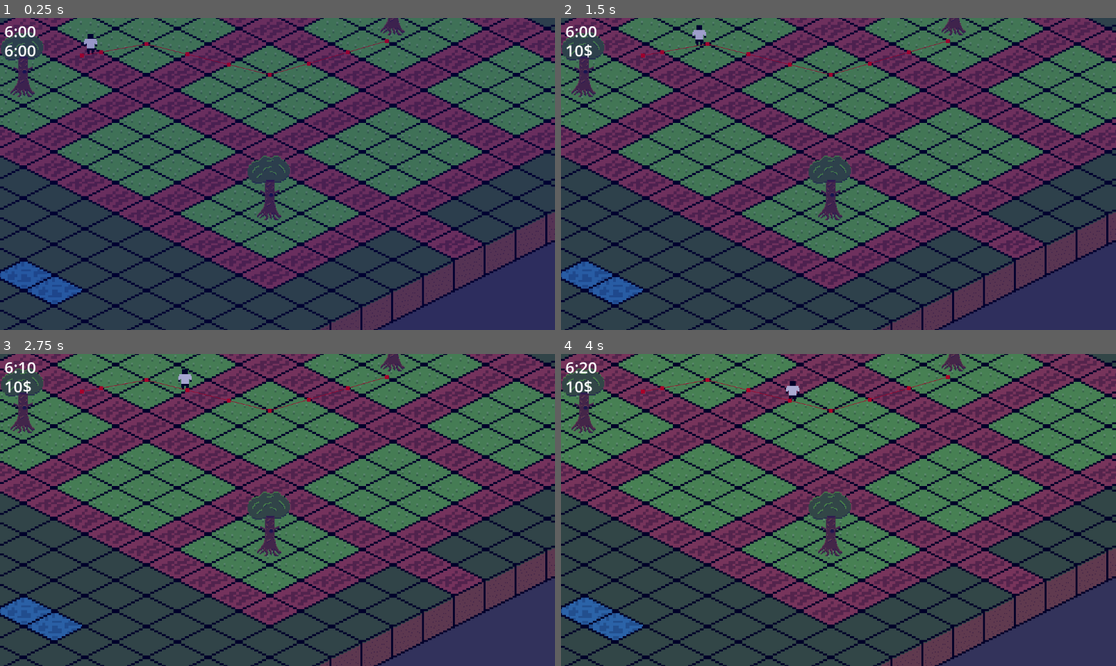
Above: before the commit, frames 1-4 (two rows, left to right).
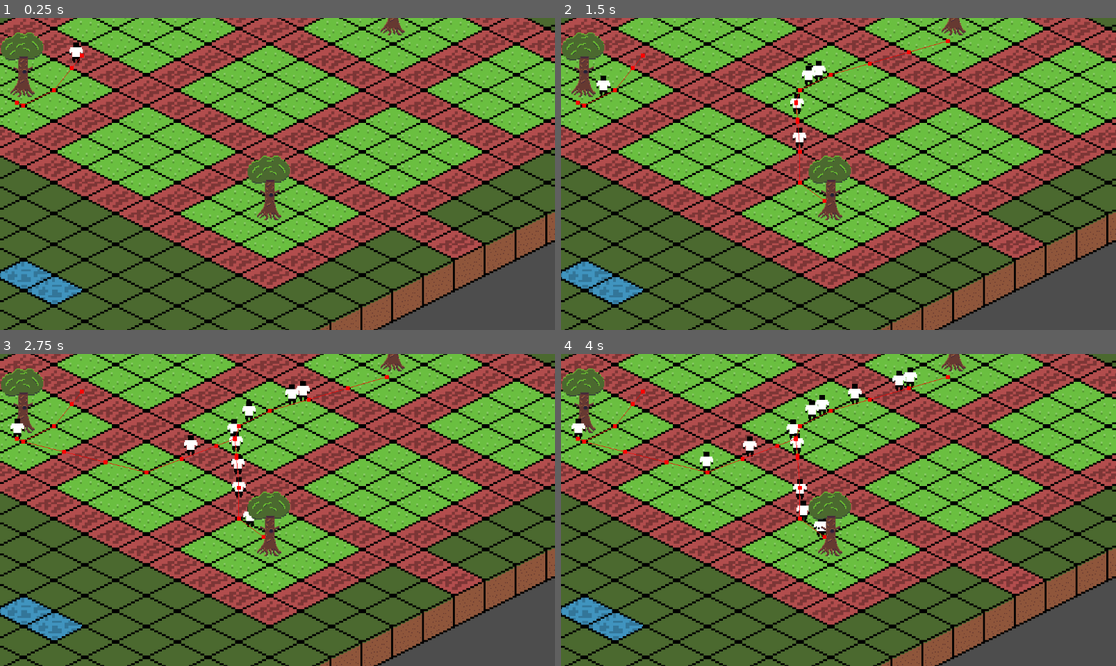
Above: after the commit, the same moments.

Repository: bombasticSlacks/Ok-Orchard
Game: Godot game, scene res://main.tscn
Two runs of this game, one before a commit and one after it. Both use one fixed random seed, a clock stepped at 60 frames per second and the inputs below.
Inputs:
- Up to frame 1 (0.25 s): no input
- Up to frame 2 (1.5 s): no input
- Up to frame 3 (2.75 s): no input
- Up to frame 4 (4 s): no input

The runs differ from the first frame. In frame 1, 100% of the frame differs, in the area x 0-100%, y 0-100%; in frame 2, 100%; in frame 3, 100%; in frame 4, 100%.
Error after the commit: Cannot call method 'queue_free' on a null value. (res://Scripts/Game.gd:121)

Commit message:
Stash Changes

Diff:
--- a/Scripts/Game.gd
+++ b/Scripts/Game.gd
@@ -5,13 +5,19 @@
 @export var player: Player
 
 # Generated Pawns For The Current Day
-var pawns: Array
+@export var pawns: Array[Pawn]
 var timer
 var dayColor
 var clock
 var daytime_ambience
 var nighttime_ambience
 var money_display
+
+@onready var entrance: Polygon2D = $TileMap/Entrance
+@onready var tile_map: TileMap = $TileMap
+
+# Preload Pawn Setup
+var pawn_setup = preload("res://pawnSetup.tscn")
 
 # Plots the game tracks
 @export var plots: Plot
@@ -38,6 +44,9 @@
 	money_display = get_node("UI/MoneyDisplay")
 	player = get_node("Player")
 	timer.timeout.connect(_tick)
+
+	# Call start day once
+	_start_day()
 
 # Called every frame. 'delta' is the elapsed time since the previous frame.
 func _process(delta):
@@ -74,7 +83,17 @@
 
 # Simplified Processing Only Runs When A Root Level Timer Finishes
 func _tick():
+	# Count Ticks
 	current_ticks = current_ticks+1
+
+	# Check If We Spawn More Pawns
+	if randf() > .0:
+		var pawn = pawn_setup.instantiate()
+		pawn.global_position = entrance.global_position
+		tile_map.add_child(pawn)
+		pawns.append(pawn)
+
+	# Calculate Time Stuff
 	var time = _conv_time(current_ticks, start_sunrise_hour)
 
 	var current_hour = time[0]
@@ -82,9 +101,28 @@
 	_set_day_color(current_hour, current_minute)
 	_adjust_ambience(current_hour, current_minute)
 
+	# Format Displays
 	var formatted_time = _format_time(current_hour, current_minute)
 	clock.set_text(formatted_time)
 	money_display.set_text(String.num_int64(player.money) + "$")
 
+	# Check If The Day Is Over
 	if current_ticks >= day_ticks:
-		current_ticks = 0
+		_end_day()
+
+# stuff that happens when the day starts
+func _start_day():
+	# Reset ticks timer
+	current_ticks = 0
+
+	# Clear any pawns still in the park
+	if pawns.size() > 0:
+		for pawn in pawns:
+			pawn.queue_free()
+		pawns.clear()
+
+
+# stuff that happens when the day ends
+func _end_day():
+	# TODO Night Stuff
+	_start_day()
--- a/main.tscn
+++ b/main.tscn
@@ -1,42 +1,22 @@
-[gd_scene load_steps=11 format=3 uid="uid://dx3k80toaks7p"]
+[gd_scene load_steps=12 format=3 uid="uid://dx3k80toaks7p"]
 
 
 [ext_resource type="PackedScene" uid="uid://dq131ceghv4bt" path="res://orchard.tscn" id="1_5bpqt"]
 [ext_resource type="Script" path="res://Scripts/Game.gd" id="1_nahm6"]
-[ext_resource type="Script" path="res://Scripts/Pawn.gd" id="2_yo2sw"]
-[ext_resource type="Texture2D" uid="uid://bdgm8ga1cokek" path="res://Assets/PawnBase.png" id="3_blutb"]
 [ext_resource type="Script" path="res://Scripts/Plot.gd" id="4_wgdl0"]
 [ext_resource type="Texture2D" uid="uid://du1wx4xcmn602" path="res://Assets/TreeBase.png" id="5_822cv"]
 [ext_resource type="AudioStream" uid="uid://bfcdq82b3wajb" path="res://Assets/birds.mp3" id="7_gxyii"]
 [ext_resource type="AudioStream" uid="uid://44dtet58v8lh" path="res://Assets/night-ambience.mp3" id="8_52myp"]
+[ext_resource type="PackedScene" uid="uid://dlx77rrwosh4s" path="res://pawnSetup.tscn" id="5_ytaj6"]
 [ext_resource type="Script" path="res://Scripts/Player.gd" id="7_dj4wc"]
 
-[sub_resource type="CircleShape2D" id="CircleShape2D_l58xx"]
-radius = 2.0
-
-[node name="main" type="Node2D"]
+[node name="main" type="Node2D" node_paths=PackedStringArray("pawns")]
 script = ExtResource("1_nahm6")
+pawns = [NodePath("")]
 
 [node name="TileMap" parent="." instance=ExtResource("1_5bpqt")]
 position = Vector2(28, 13)
 layer_0/tile_data = PackedInt32Array(-1, 0, 65536, -65537, 0, 0, -131072, 0, 65536, -65536, 0, 0, 0, 0, 65536, -65534,  …(7376 unchanged characters)…
-
-[node name="Pawn" type="CharacterBody2D" parent="TileMap"]
-z_index = 1
-position = Vector2(-131, -36)
-motion_mode = 1
-script = ExtResource("2_yo2sw")
-
-[node name="Sprite2D" type="Sprite2D" parent="TileMap/Pawn"]
-position = Vector2(0, -14)
-texture = ExtResource("3_blutb")
-
-[node name="NavigationAgent2D" type="NavigationAgent2D" parent="TileMap/Pawn"]
-debug_enabled = true
-
-[node name="CollisionShape2D" type="CollisionShape2D" parent="TileMap/Pawn"]
-scale = Vector2(1, 0.5)
-shape = SubResource("CircleShape2D_l58xx")
 
 [node name="Plot" type="StaticBody2D" parent="TileMap" groups=["plots"]]
 z_index = 1
@@ -146,6 +126,11 @@
 
 [node name="Sprite2D" type="Sprite2D" parent="TileMap/Plot9"]
 
+[node name="Entrance" type="Polygon2D" parent="TileMap"]
+polygon = PackedVector2Array(224, 160, 255, 176, 287, 160, 256, 144)
+
+[node name="Pawn2" parent="TileMap" instance=ExtResource("5_ytaj6")]
+
 [node name="Timer" type="Timer" parent="."]
 unique_name_in_owner = true
 wait_time = 0.3
@@ -156,6 +141,7 @@
 zoom = Vector2(2, 2)
 
 [node name="UI" type="CanvasLayer" parent="."]
+visible = false
 
 [node name="Clock" type="RichTextLabel" parent="UI"]
 offset_left = 9.0
@@ -174,6 +160,7 @@
 text = "6:00"
 
 [node name="DayLayer" type="CanvasLayer" parent="UI"]
+visible = false
 
 [node name="DayColor" type="ColorRect" parent="UI/DayLayer"]
 anchors_preset = 15
--- /dev/null
+++ b/pawnSetup.tscn
@@ -0,0 +1,24 @@
+[gd_scene load_steps=4 format=3 uid="uid://dlx77rrwosh4s"]
+
+[ext_resource type="Script" path="res://Scripts/Pawn.gd" id="1_x0tin"]
+[ext_resource type="Texture2D" uid="uid://bdgm8ga1cokek" path="res://Assets/PawnBase.png" id="2_jqr17"]
+
+[sub_resource type="CircleShape2D" id="CircleShape2D_juk74"]
+radius = 2.0
+
+[node name="Pawn" type="CharacterBody2D"]
+z_index = 1
+position = Vector2(-131, -36)
+motion_mode = 1
+script = ExtResource("1_x0tin")
+
+[node name="Sprite2D" type="Sprite2D" parent="."]
+position = Vector2(0, -14)
+texture = ExtResource("2_jqr17")
+
+[node name="NavigationAgent2D" type="NavigationAgent2D" parent="."]
+debug_enabled = true
+
+[node name="CollisionShape2D" type="CollisionShape2D" parent="."]
+scale = Vector2(1, 0.5)
+shape = SubResource("CircleShape2D_juk74")
